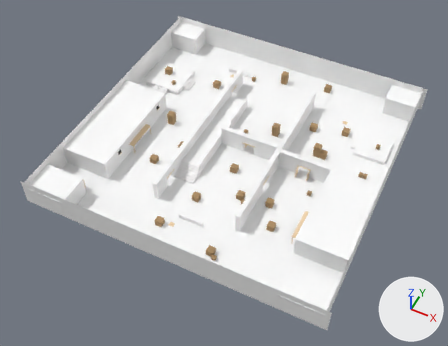
Two versions of the glTF model public/maps/dunes/dunes.glb, one commit apart.
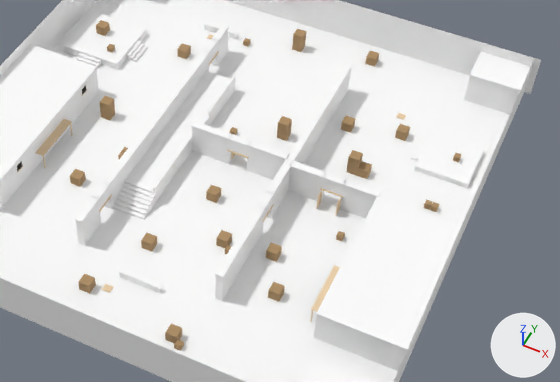
The first picture shows the older version from a 50 mm lens placed at (45.0, -97.7, 112.4), pointed at (-0.5, -6.6, -1.5). The close-ups show the older and then the newer version on the part from 24% to 98% of the width and 16% to 81% of the height of that picture. Only the edits that show in the close-ups are written down. The lights are fixed; the arrows at lower right show +X, +Y and +Z. Where no turn or scale is listed for an object, it has been applied to the vertices.

The first close-up shows 'dunes'.
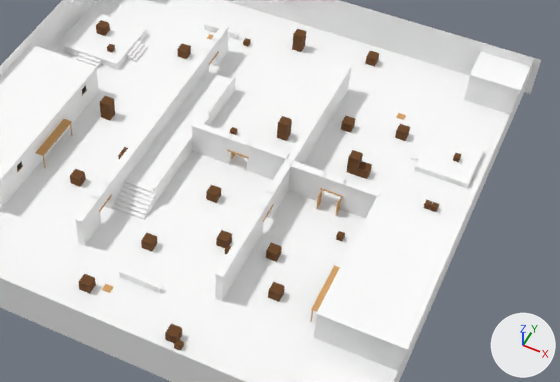
The change, as a list of edits to the scene's bpy script:
```text
Change mat_crate:
    mat_crate.base_color: (0.42, 0.27, 0.13) -> (0.147, 0.0595, 0.016)  # brown #ad8e65 -> brown #6b4522
Change mat_wood:
    mat_wood.base_color: (0.85, 0.65, 0.42) -> (0.694, 0.381, 0.147)  # beige #edd3ad -> orange #d9a66b
```

Changed parts and their boxes [x1, y1, x2, y2] in the close-ups (560 x 382 px):
'dunes', recoloured
    both: [16, 18, 464, 353]
